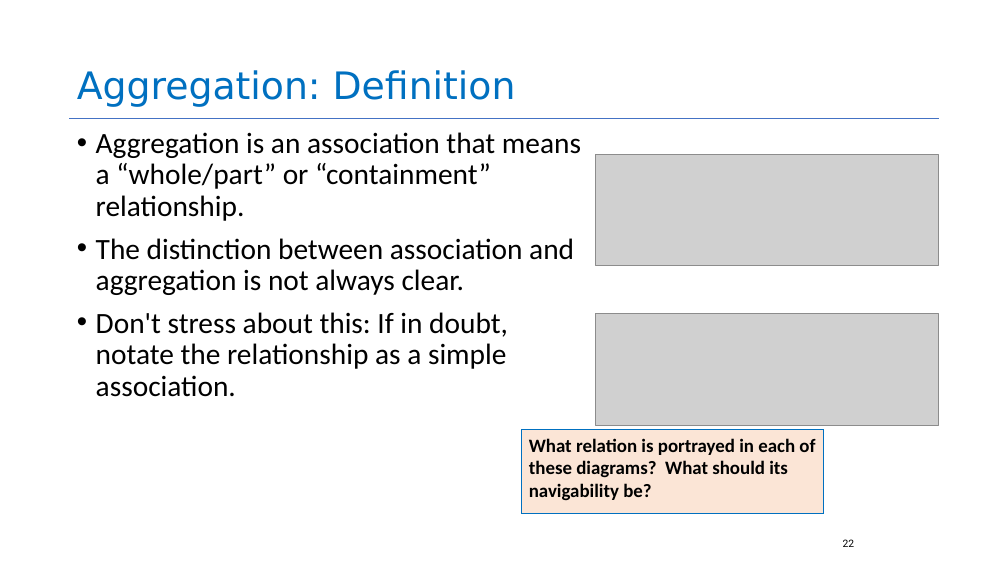
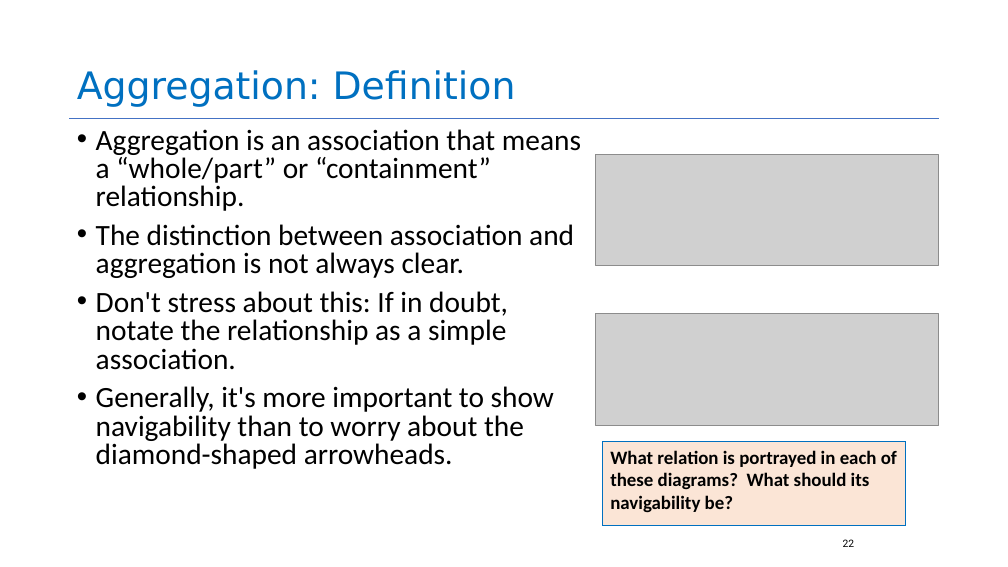
Before and after one commit to neu-se/CS4530-CS5500-Spring-2021, a slide deck: slide 22 of Slides/Lesson 2.2 UML Class and Sequence Diagrams.pptx. Drawn at 1008x567 pixels with LibreOffice and Linux fonts; fonts in the diff are those of the drawing; grey boxes stand for pictures. Boxes give left, top, right and bottom in pixels: in the first picture for what was removed or moved away, otherwise in the second. Text is boxed around its words. In the diff, an @@ line names an element or a change of style, - is before the commit and + after.

```diff
--- a/Slides/Lesson 2.2 UML Class and Sequence Diagrams.pptx
+++ b/Slides/Lesson 2.2 UML Class and Sequence Diagrams.pptx
@@ text at <box>96,129,581,370</box>: line spacing 0.9 to 0.8 @@
@@ text at <box>96,386,554,469</box>: paragraph added @@
+• Generally, it's more important to show navigability than to worry about the diamond-shaped arrowheads.
@@ rectangle "What relation is portrayed in ...": place and size @@
-rectangle "What relation is portrayed in ..." at <box>522,430,824,514</box>
+rectangle "What relation is portrayed in ..." at <box>603,442,905,526</box>
```
Also in this commit, not shown: 10 other slides changed, 18 other files.
